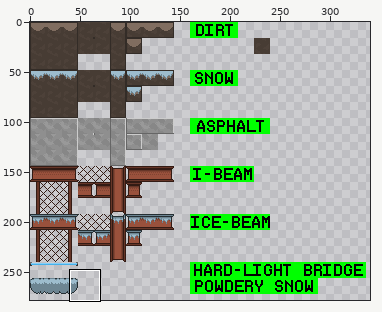
One commit to this pixel-art file: Scenes/Levels/World 2/tileset.aseprite. The picture above shows the old version from afar; the outline marks the close-up.
Close-up. As it was:
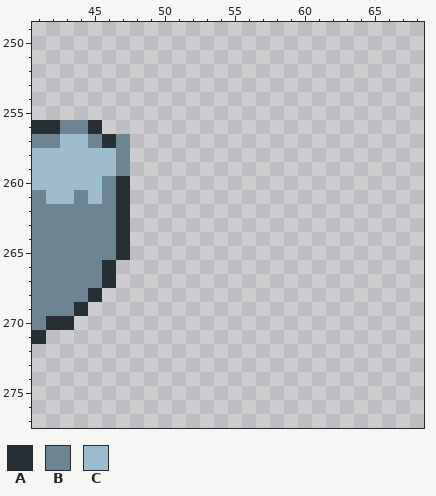
512x512 pixels, 1 frame. Colours within 5 levels of each other are drawn and written as one. Shown: x 41..68, y 249..277. The wide view leaves out empty margins.
Visible layers, top first: "Group 1/Text (ProFont, 20px)", "Group 1/Backgrounds", "Collapsing Platform", "Hard-Light Bridge", "Steel I-Beams", "Ground".
Palette (. is transparent): A #262f33  B #6d8592  C #9dbccd
Pixels before, first column x 41:
256 AABBA..
257 BBCCBAB
258 CCCCCCB
259 CCCCCCB
260 CCCCCBA
261 BCCBCBA
262 BBBBBBA
263 BBBBBBA
264 BBBBBBA
265 BBBBBBA
266 BBBBBA.
267 BBBBBA.
268 BBBBA..
269 BBBA...
270 BAA....
271 A......
Once edited:
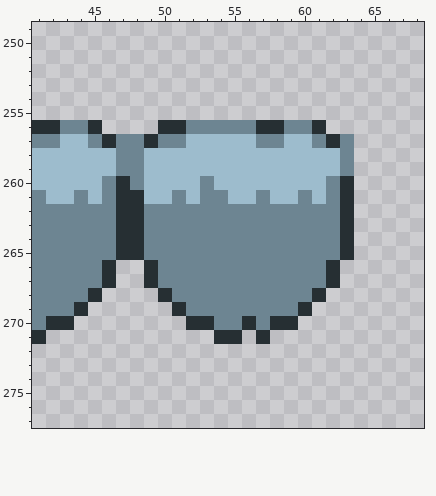
Edits made:
Layer "Collapsing Platform":
y 256: x 50..61 ............ -> AABBBBBAABBA
y 257: x 48..63 ................ -> BABBCCCCCBBCCBAB
y 258..259: x 48..63 ................ -> BCCCCCCCCCCCCCCB
y 260: x 48..63 ................ -> BCCCCBCCCCCCCCBA
y 261: x 48..63 ................ -> ACCBCBBCCBCCBCBA
y 262..265: x 48..63 ................ -> ABBBBBBBBBBBBBBA
y 266..267: x 49..62 .............. -> ABBBBBBBBBBBBA
y 268: x 50..61 ............ -> ABBBBBBBBBBA
y 269: x 51..60 .......... -> ABBBBBBBBA
y 270: x 52..59 ........ -> AABBABAA
y 271: x 54..55 .. -> AA; x 57 . -> A
